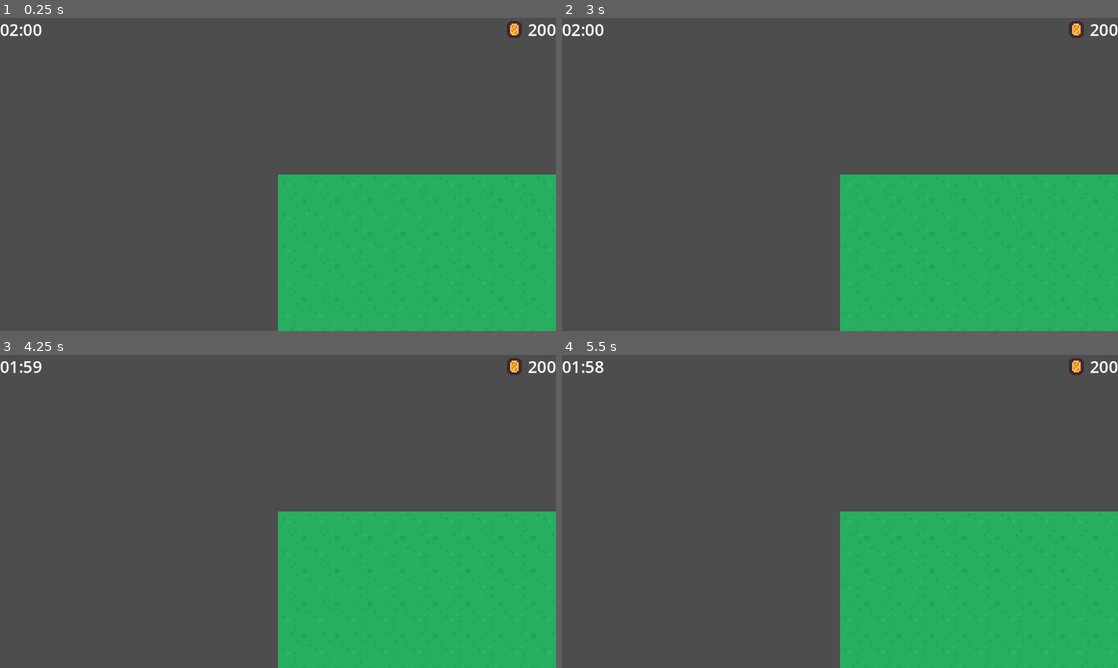
Above: before the commit, frames 1-4 (two rows, left to right).
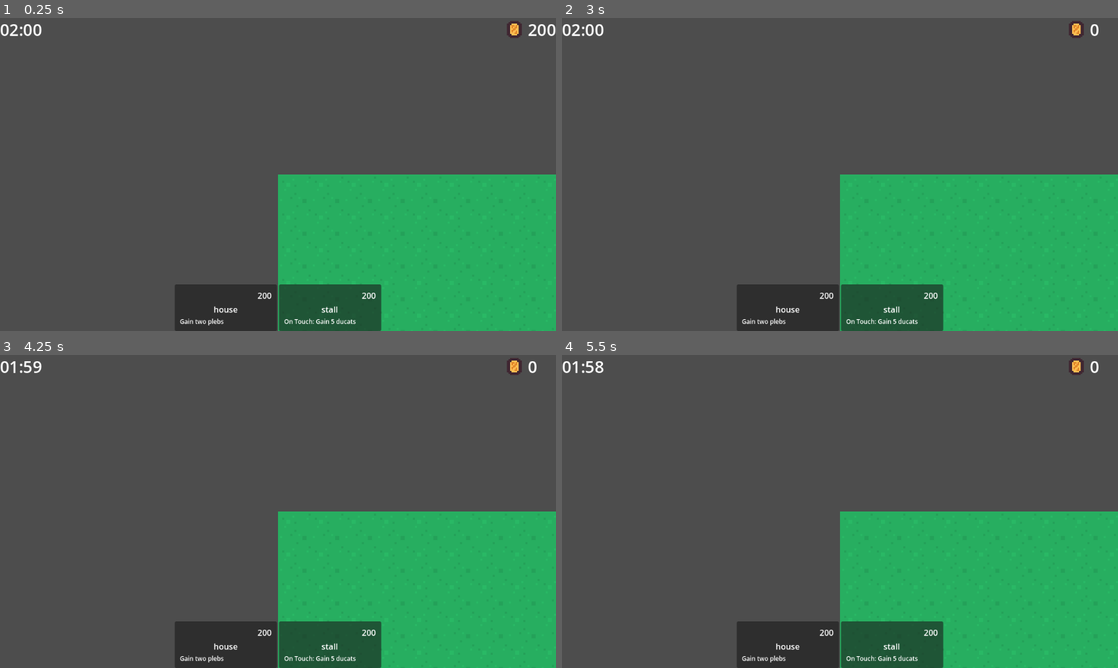
Above: after the commit, the same moments.

Repository: KieranGliver/first-to-bleed
Game: Godot game, scene res://scenes/main.tscn
Two runs of this game, one before a commit and one after it. Both use one fixed random seed, a clock stepped at 60 frames per second and the inputs below.
Inputs (mouse positions are in pixels of both pictures, inside the frame that each line leads up to):
- Up to frame 1 (0.25 s): no input
- Up to frame 2 (3 s): click (789, 309) at 0.52 s; click (789, 309) at 1.27 s; click (789, 309) at 2.02 s; tap Enter at 2.75 s; move the mouse to (962, 158) at 2.77 s; click (962, 158) at 2.92 s
- Up to frame 3 (4.25 s): tap Space at 3.5 s; move the mouse to (166, 527) at 3.52 s; click (166, 527) at 3.67 s
- Up to frame 4 (5.5 s): tap Enter at 4.25 s; move the mouse to (895, 442) at 4.27 s; click (895, 442) at 4.42 s; tap Space at 5 s; move the mouse to (812, 574) at 5.02 s; click (812, 574) at 5.17 s

The runs differ from the first frame. In frame 1, 5.4% of the frame differs, in the area x 31-69%, y 85-100%; in frame 2, 5.5%, in the area x 31-100%, y 2-100%; in frame 3, 5.5%; in frame 4, 5.5%.
Error in both runs: Attempt to call function 'list_dir_begin' in base 'null instance' on a null instance. (res://scripts/autoload/file_explorer.gd:7)

Commit message:
Added hand logic to game manager

Diff:
--- /dev/null
+++ b/Cards/house.tres
@@ -0,0 +1,11 @@
+[gd_resource type="Resource" script_class="CardData" load_steps=2 format=3 uid="uid://c21uvj3m18745"]
+
+[ext_resource type="Script" uid="uid://cy0pssy0lw0bn" path="res://scripts/resource/card_data.gd" id="1_rllcf"]
+
+[resource]
+script = ExtResource("1_rllcf")
+building_name = 1
+cost = 200
+rarity = 0
+description = "Gain two plebs"
+metadata/_custom_type_script = "uid://cy0pssy0lw0bn"
--- /dev/null
+++ b/Cards/stall.tres
@@ -0,0 +1,11 @@
+[gd_resource type="Resource" script_class="CardData" load_steps=2 format=3 uid="uid://b3mhsg3u6irfm"]
+
+[ext_resource type="Script" uid="uid://cy0pssy0lw0bn" path="res://scripts/resource/card_data.gd" id="1_ulx42"]
+
+[resource]
+script = ExtResource("1_ulx42")
+building_name = 2
+cost = 200
+rarity = 0
+description = "On Touch: Gain 5 ducats"
+metadata/_custom_type_script = "uid://cy0pssy0lw0bn"
--- /dev/null
+++ b/Cards/wall.tres
@@ -0,0 +1,11 @@
+[gd_resource type="Resource" script_class="CardData" load_steps=2 format=3 uid="uid://ck754yhnd0rgy"]
+
+[ext_resource type="Script" uid="uid://cy0pssy0lw0bn" path="res://scripts/resource/card_data.gd" id="1_aroxr"]
+
+[resource]
+script = ExtResource("1_aroxr")
+building_name = 2
+cost = 200
+rarity = 0
+description = "On Touch: Gain 5 ducats"
+metadata/_custom_type_script = "uid://cy0pssy0lw0bn"
--- /dev/null
+++ b/house.gd
@@ -0,0 +1 @@
+extends Building
--- /dev/null
+++ b/scenes/UI/card_ui.tscn
@@ -0,0 +1,72 @@
+[gd_scene load_steps=13 format=3 uid="uid://dpeclu1mk0hx7"]
+
+[ext_resource type="Script" uid="uid://b7rj1meldq0d" path="res://scripts/ui/card_ui.gd" id="1_jxgmb"]
+
+[sub_resource type="StyleBoxEmpty" id="StyleBoxEmpty_jxgmb"]
+
+[sub_resource type="StyleBoxEmpty" id="StyleBoxEmpty_x05kw"]
+
+[sub_resource type="StyleBoxEmpty" id="StyleBoxEmpty_ekcna"]
+
+[sub_resource type="StyleBoxEmpty" id="StyleBoxEmpty_vu8sv"]
+
+[sub_resource type="StyleBoxEmpty" id="StyleBoxEmpty_a6rhs"]
+
+[sub_resource type="StyleBoxEmpty" id="StyleBoxEmpty_eib7d"]
+
+[sub_resource type="StyleBoxEmpty" id="StyleBoxEmpty_t0h6h"]
+
+[sub_resource type="StyleBoxEmpty" id="StyleBoxEmpty_afi7b"]
+
+[sub_resource type="StyleBoxEmpty" id="StyleBoxEmpty_wqr8b"]
+
+[sub_resource type="StyleBoxEmpty" id="StyleBoxEmpty_rjcnw"]
+
+[sub_resource type="StyleBoxEmpty" id="StyleBoxEmpty_umxem"]
+
+[node name="CardUI" type="PanelContainer"]
+custom_minimum_size = Vector2(200, 0)
+offset_right = 86.0
+offset_bottom = 91.0
+script = ExtResource("1_jxgmb")
+
+[node name="MarginContainer" type="MarginContainer" parent="."]
+layout_mode = 2
+theme_override_constants/margin_left = 10
+theme_override_constants/margin_top = 10
+theme_override_constants/margin_right = 10
+theme_override_constants/margin_bottom = 10
+
+[node name="VBoxContainer" type="VBoxContainer" parent="MarginContainer"]
+layout_mode = 2
+
+[node name="cost" type="Label" parent="MarginContainer/VBoxContainer"]
+layout_mode = 2
+size_flags_horizontal = 8
+text = "100"
+
+[node name="name" type="Label" parent="MarginContainer/VBoxContainer"]
+layout_mode = 2
+size_flags_horizontal = 4
+text = "Name"
+
+[node name="description" type="Label" parent="MarginContainer/VBoxContainer"]
+layout_mode = 2
+theme_override_font_sizes/font_size = 12
+text = "etc, etc, etc"
+
+[node name="Button" type="Button" parent="."]
+layout_mode = 2
+theme_override_styles/focus = SubResource("StyleBoxEmpty_jxgmb")
+theme_override_styles/disabled_mirrored = SubResource("StyleBoxEmpty_x05kw")
+theme_override_styles/disabled = SubResource("StyleBoxEmpty_ekcna")
+theme_override_styles/hover_pressed_mirrored = SubResource("StyleBoxEmpty_vu8sv")
+theme_override_styles/hover_pressed = SubResource("StyleBoxEmpty_a6rhs")
+theme_override_styles/hover_mirrored = SubResource("StyleBoxEmpty_eib7d")
+theme_override_styles/hover = SubResource("StyleBoxEmpty_t0h6h")
+theme_override_styles/pressed_mirrored = SubResource("StyleBoxEmpty_afi7b")
+theme_override_styles/pressed = SubResource("StyleBoxEmpty_wqr8b")
+theme_override_styles/normal_mirrored = SubResource("StyleBoxEmpty_rjcnw")
+theme_override_styles/normal = SubResource("StyleBoxEmpty_umxem")
+
+[connection signal="pressed" from="Button" to="." method="_on_button_pressed"]
--- /dev/null
+++ b/scenes/UI/hand_ui.tscn
@@ -0,0 +1,16 @@
+[gd_scene load_steps=2 format=3 uid="uid://cmdp1a7t2a1jj"]
+
+[ext_resource type="Script" uid="uid://dvwsxqwgxfpln" path="res://scripts/ui/hand_ui.gd" id="1_85qn2"]
+
+[node name="HandUI" type="HBoxContainer"]
+anchors_preset = 7
+anchor_left = 0.5
+anchor_top = 1.0
+anchor_right = 0.5
+anchor_bottom = 1.0
+offset_left = -20.0
+offset_top = -40.0
+offset_right = 20.0
+grow_horizontal = 2
+grow_vertical = 0
+script = ExtResource("1_85qn2")
--- a/scenes/buildings/building.tscn
+++ b/scenes/buildings/building.tscn
@@ -7,6 +7,6 @@
 script = ExtResource("1_ilf1y")
 
 [node name="Sprite2D" type="Sprite2D" parent="."]
-position = Vector2(-1, -28)
+position = Vector2(0, -41)
 texture = ExtResource("2_gp7k3")
 hframes = 9
--- /dev/null
+++ b/scenes/buildings/house.tscn
@@ -0,0 +1,10 @@
+[gd_scene load_steps=3 format=3 uid="uid://d2q7ma66dn61y"]
+
+[ext_resource type="PackedScene" uid="uid://c70cekbjxeabg" path="res://Scenes/buildings/building.tscn" id="1_yya2x"]
+[ext_resource type="Script" uid="uid://rjsusccrhwxi" path="res://house.gd" id="2_mh24a"]
+
+[node name="House" instance=ExtResource("1_yya2x")]
+script = ExtResource("2_mh24a")
+
+[node name="Sprite2D" parent="." index="0"]
+frame = 2
--- a/scenes/buildings/hq.tscn
+++ b/scenes/buildings/hq.tscn
@@ -5,3 +5,6 @@
 
 [node name="HQ" instance=ExtResource("1_tajum")]
 script = ExtResource("2_t2i80")
+
+[node name="Sprite2D" parent="." index="0"]
+position = Vector2(0, -30)
--- /dev/null
+++ b/scenes/buildings/stall.tscn
@@ -0,0 +1,10 @@
+[gd_scene load_steps=3 format=3 uid="uid://b85emk1pwv4uo"]
+
+[ext_resource type="PackedScene" uid="uid://c70cekbjxeabg" path="res://Scenes/buildings/building.tscn" id="1_3ehp1"]
+[ext_resource type="Script" uid="uid://8dk7cfdavjoj" path="res://stall.gd" id="2_7iixv"]
+
+[node name="Stall" instance=ExtResource("1_3ehp1")]
+script = ExtResource("2_7iixv")
+
+[node name="Sprite2D" parent="." index="0"]
+frame = 6
--- a/scenes/main.tscn
+++ b/scenes/main.tscn
@@ -1,18 +1,19 @@
-[gd_scene load_steps=18 format=3 uid="uid://crpk50yl4r2ja"]
+[gd_scene load_steps=19 format=3 uid="uid://crpk50yl4r2ja"]
 
 [ext_resource type="Texture2D" uid="uid://dt6hox27kgbeg" path="res://Sprites/Sheets/FloorTiles.png" id="1_o5qli"]
 [ext_resource type="Script" uid="uid://dxxftcmn0kmk2" path="res://scripts/main.gd" id="1_tbgi4"]
 [ext_resource type="Texture2D" uid="uid://bt1j84rs03yle" path="res://Sprites/Sheets/ClaimedTiles.png" id="2_jyhfs"]
 [ext_resource type="Script" uid="uid://b4xgekfiw3stj" path="res://scripts/game_timer.gd" id="2_o6xl0"]
 [ext_resource type="Texture2D" uid="uid://crxco5hnhy74x" path="res://Sprites/coin.png" id="3_85g3d"]
-[ext_resource type="Script" uid="uid://cd0rexmnrj2m" path="res://scripts/ducat_ui.gd" id="3_choun"]
+[ext_resource type="Script" uid="uid://cd0rexmnrj2m" path="res://scripts/ui/ducat_ui.gd" id="3_choun"]
 [ext_resource type="Script" uid="uid://dqhrlqem88w8c" path="res://scripts/camera.gd" id="3_jyhfs"]
 [ext_resource type="Script" uid="uid://cb100xtt2jy3l" path="res://scripts/game_manager.gd" id="3_tipki"]
-[ext_resource type="Script" uid="uid://mant6s3os11m" path="res://scripts/tile_ui.gd" id="5_ynf5e"]
+[ext_resource type="Script" uid="uid://mant6s3os11m" path="res://scripts/ui/tile_ui.gd" id="5_ynf5e"]
 [ext_resource type="Script" uid="uid://cwk8kx5hv4e7g" path="res://scripts/map_manager.gd" id="7_hptm8"]
-[ext_resource type="Script" uid="uid://d1tfj266glfq" path="res://scripts/ui.gd" id="8_6iyac"]
-[ext_resource type="Script" uid="uid://1q7ievnbbw18" path="res://Scenes/timer_ui.gd" id="9_fdnlq"]
+[ext_resource type="Script" uid="uid://d1tfj266glfq" path="res://scripts/ui/ui.gd" id="8_6iyac"]
+[ext_resource type="Script" uid="uid://1q7ievnbbw18" path="res://scripts/ui/timer_ui.gd" id="9_fdnlq"]
 [ext_resource type="Script" uid="uid://cur355hgohous" path="res://scripts/spawner.gd" id="11_6iyac"]
+[ext_resource type="PackedScene" uid="uid://cmdp1a7t2a1jj" path="res://Scenes/UI/hand_ui.tscn" id="13_jkdf5"]
 
 [sub_resource type="TileSetAtlasSource" id="TileSetAtlasSource_o5qli"]
 texture = ExtResource("1_o5qli")
@@ -86,6 +87,7 @@
 anchor_bottom = 1.0
 grow_horizontal = 2
 grow_vertical = 2
+mouse_filter = 2
 script = ExtResource("8_6iyac")
 
 [node name="Timer" type="Label" parent="GM/CanvasLayer/UI"]
@@ -139,9 +141,14 @@
 [node name="team_4" type="Label" parent="GM/CanvasLayer/UI/Score"]
 layout_mode = 2
 
+[node name="Hand" parent="GM/CanvasLayer/UI" instance=ExtResource("13_jkdf5")]
+layout_mode = 1
+
 [node name="Timer" type="Node" parent="GM" node_paths=PackedStringArray("gm")]
 script = ExtResource("2_o6xl0")
 gm = NodePath("..")
 autostart = true
 
 [node name="Sounds" type="Node" parent="."]
+
+[connection signal="card_chosen" from="GM/CanvasLayer/UI/Hand" to="GM" method="_on_hand_ui_card_chosen"]
--- a/scripts/data.gd
+++ b/scripts/data.gd
@@ -11,6 +11,7 @@
 	HQ,
 	HOUSE,
 	STALL,
+
 }
 
 enum Speed {
--- a/scripts/game_manager.gd
+++ b/scripts/game_manager.gd
@@ -6,11 +6,17 @@
 @onready var ui: UserInterface = $CanvasLayer/UI
 @onready var timer: GameTimer = $Timer
 
+var house = ResourceLoader.load("res://Cards/house.tres")
+var stall = ResourceLoader.load("res://Cards/stall.tres")
+
 var running := true
 var last_speed := Data.Speed.NORMAL
 var current_speed := Data.Speed.PAUSED
 var ducats := [200, 200, 200, 200]
 var tiles := [0, 0, 0, 0]
+var selected_card : CardData
+var hand : Array[CardData] = [house, stall]
+
 
 func add_ducats(amount: int, team: int = 0):
 	ducats[team] += amount
@@ -33,15 +39,17 @@
 	# Reset data values
 	ducats = [200, 200, 200, 200]
 	tiles = [0, 0, 0, 0]
+	selected_card = null
 
 func _ready():
+	ui.hand.update(hand)
 	setup()
 
 
 func _process(_delta) -> void:
 	ui.timer.update(timer.format_time())
 
-func _input(event):
+func _input(event: InputEvent) -> void:
 	if running:
 		if event.is_action_pressed("ui_pause"):
 			if current_speed != Data.Speed.PAUSED:
@@ -57,3 +65,33 @@
 			current_speed = Data.Speed.X4
 		elif event.is_action_pressed("ui_speed_4"):
 			current_speed = Data.Speed.X8
+
+func _unhandled_input(event: InputEvent) -> void:
+	if event is InputEventMouseButton:
+		if event.button_index == MOUSE_BUTTON_LEFT:
+			print('click')
+			try_place_card(get_global_mouse_position())
+
+func _on_hand_ui_card_chosen(card_data: CardData) -> void:
+	selected_card = card_data
+
+func try_place_card(global_pos: Vector2, team: int = 0):
+	if not selected_card:
+		return
+
+	var coords = map_manager.local_to_map(map_manager.to_local(global_pos))
+
+	# Check if you can afford it
+	if ducats[team] < selected_card.cost:
+		print("Not enough ducats")
+		return
+
+	# You could also check for terrain, enemies, etc. here
+	if map_manager.building_map.has(coords):
+		print("Already a building here")
+		return
+
+	# All checks passed, deduct and build
+	add_ducats(-selected_card.cost, team)
+	map_manager.spawn_building(coords, team, Data.BUILDING_NAME_TO_STRING[selected_card.building_name])
+	selected_card = null
--- a/scripts/pleb.gd
+++ b/scripts/pleb.gd
@@ -28,42 +28,44 @@
 	var cur_tile := map_manager.local_to_map(map_manager.to_local(global_position))
 	var next_tile := map_manager.local_to_map(map_manager.to_local(target_position))
 
-	var in_bounds := (
-		next_tile.x >= 0 and next_tile.x < map_manager.map_size.x and
-		next_tile.y >= 0 and next_tile.y < map_manager.map_size.y
-	)
+	if cur_tile != next_tile:
 
-	# Bounce off the edge or invalid floor
-	if not in_bounds or not map_manager.floor_map[next_tile.y][next_tile.x]:
-		bounce_from_tile(next_tile, cur_tile, velocity)
-		return
+		var in_bounds := (
+			next_tile.x >= 0 and next_tile.x < map_manager.map_size.x and
+			next_tile.y >= 0 and next_tile.y < map_manager.map_size.y
+		)
 
-	var building_on_tile = map_manager.building_map.has(next_tile)
+		# Bounce off the edge or invalid floor
+		if not in_bounds or not map_manager.floor_map[next_tile.y][next_tile.x]:
+			bounce_from_tile(next_tile, cur_tile, velocity)
+			return
 
-	# Bounce off building
-	if building_on_tile:
-		bounce_from_tile(next_tile, cur_tile, velocity)
-		var building = map_manager.building_map[next_tile]
-		if building.team == team:
-			building._on_touch(self)
-		else:
-			building._on_attack(self)
+		var building_on_tile = map_manager.building_map.has(next_tile)
 
-	var tile_owner = map_manager.claim_map[next_tile.x][next_tile.y]
+		# Bounce off building
+		if building_on_tile:
+			bounce_from_tile(next_tile, cur_tile, velocity)
+			var building = map_manager.building_map[next_tile]
+			if building.team == team:
+				building._on_touch(self)
+			else:
+				building._on_attack(self)
 
-	# Bounce off neutral and opponent tiles
-	if tile_owner != team:
-		bounce_from_tile(next_tile, cur_tile, velocity)
+		var tile_owner = map_manager.claim_map[next_tile.x][next_tile.y]
 
-		if tile_owner == -1:
-			map_manager.claim(next_tile, team)
-			gm.add_ducats(5, team)
-			gm.add_tiles(1, team)
-		else:
-			map_manager.claim(next_tile, -1)
-			gm.add_tiles(-1, tile_owner)
+		# Bounce off neutral and opponent tiles
+		if tile_owner != team:
+			bounce_from_tile(next_tile, cur_tile, velocity)
 
-		return
+			if tile_owner == -1:
+				map_manager.claim(next_tile, team)
+				gm.add_ducats(5, team)
+				gm.add_tiles(1, team)
+			else:
+				map_manager.claim(next_tile, -1)
+				gm.add_tiles(-1, tile_owner)
+
+			return
 
 	# normal movement
 	global_position = target_position
--- /dev/null
+++ b/scripts/resource/card_data.gd
@@ -0,0 +1,8 @@
+extends Resource
+
+class_name CardData
+
+@export var building_name: Data.BuildingName
+@export var cost: int
+@export var rarity: Data.Rarity
+@export var description: String
--- a/scripts/spawner.gd
+++ b/scripts/spawner.gd
@@ -33,7 +33,7 @@
 		add_child(instance)
 		return instance
 	else:
-		push_warning("Building scene not found: " + scene_name)
+		push_warning("Scene not found: " + scene_name)
 		return null
 
 func clear():
--- /dev/null
+++ b/scripts/ui/card_ui.gd
@@ -0,0 +1,19 @@
+extends PanelContainer
+class_name CardUI
+
+signal card_selected(card_data: CardData)
+
+@export var card_data: CardData
+
+@onready var cost_label: Label = $MarginContainer/VBoxContainer/cost
+@onready var name_label: Label = $MarginContainer/VBoxContainer/name
+@onready var desc_label: Label = $MarginContainer/VBoxContainer/description
+
+func _ready():
+	cost_label.text = str(card_data.cost)
+	name_label.text = Data.BUILDING_NAME_TO_STRING[card_data.building_name]
+	desc_label.text = card_data.description
+
+
+func _on_button_pressed() -> void:
+	card_selected.emit(card_data)
--- /dev/null
+++ b/scripts/ui/hand_ui.gd
@@ -0,0 +1,22 @@
+extends HBoxContainer
+
+class_name HandUI
+
+@export var card_ui_scene: PackedScene = preload("res://Scenes/UI/card_ui.tscn")
+var current_hand: Array[CardData] = []
+signal card_chosen(card_data: CardData)
+
+func update(cards: Array[CardData]):
+	clear_hand()
+	for card in cards:
+		var card_instance = card_ui_scene.instantiate()
+		card_instance.card_data = card
+		card_instance.card_selected.connect(_on_card_selected)
+		add_child(card_instance)
+
+func _on_card_selected(card_data: CardData):
+	card_chosen.emit(card_data)
+
+func clear_hand():
+	for child in get_children():
+		child.queue_free()
--- a/scripts/ui.gd
+++ b/scripts/ui/ui.gd
@@ -5,3 +5,4 @@
 @onready var timer = $Timer
 @onready var ducat = $Ducat
 @onready var score = $Score
+@onready var hand = $Hand
--- /dev/null
+++ b/stall.gd
@@ -0,0 +1,4 @@
+extends Building
+
+func _on_touch(pleb: Pleb) -> void:
+	gm.add_ducats(5, team)
Not shown, added: house.gd.uid
Not shown, added: scripts/resource/card_data.gd.uid
Not shown, added: scripts/ui/card_ui.gd.uid
Renamed: scripts/ducat_ui.gd -> scripts/ui/ducat_ui.gd
Renamed: scripts/ducat_ui.gd.uid -> scripts/ui/ducat_ui.gd.uid
Not shown, added: scripts/ui/hand_ui.gd.uid
Renamed: scripts/tile_ui.gd -> scripts/ui/tile_ui.gd
Renamed: scripts/tile_ui.gd.uid -> scripts/ui/tile_ui.gd.uid
Renamed: scenes/timer_ui.gd -> scripts/ui/timer_ui.gd
Renamed: scenes/timer_ui.gd.uid -> scripts/ui/timer_ui.gd.uid
Renamed: scripts/ui.gd.uid -> scripts/ui/ui.gd.uid
Not shown, added: stall.gd.uid
